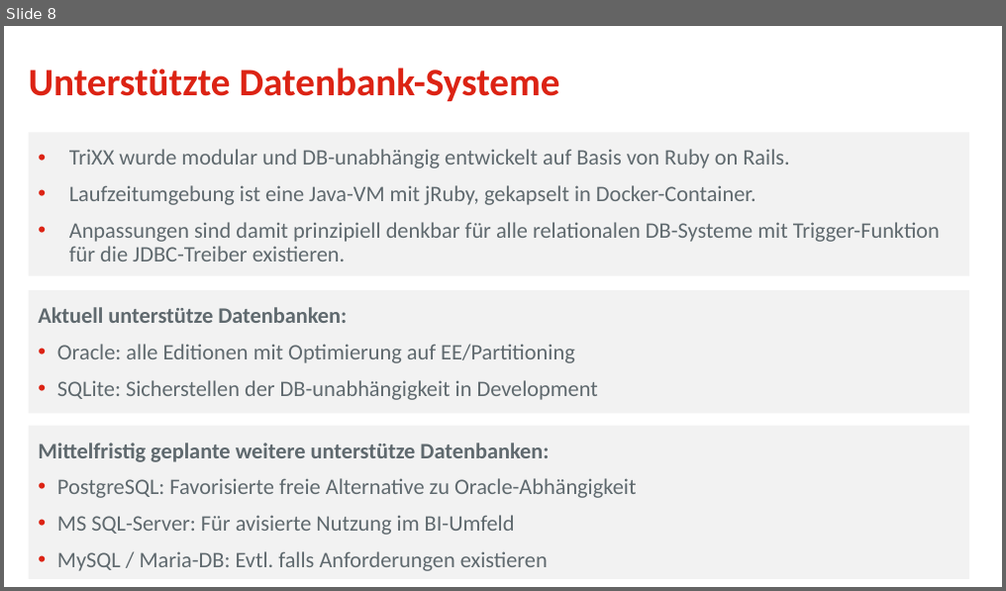
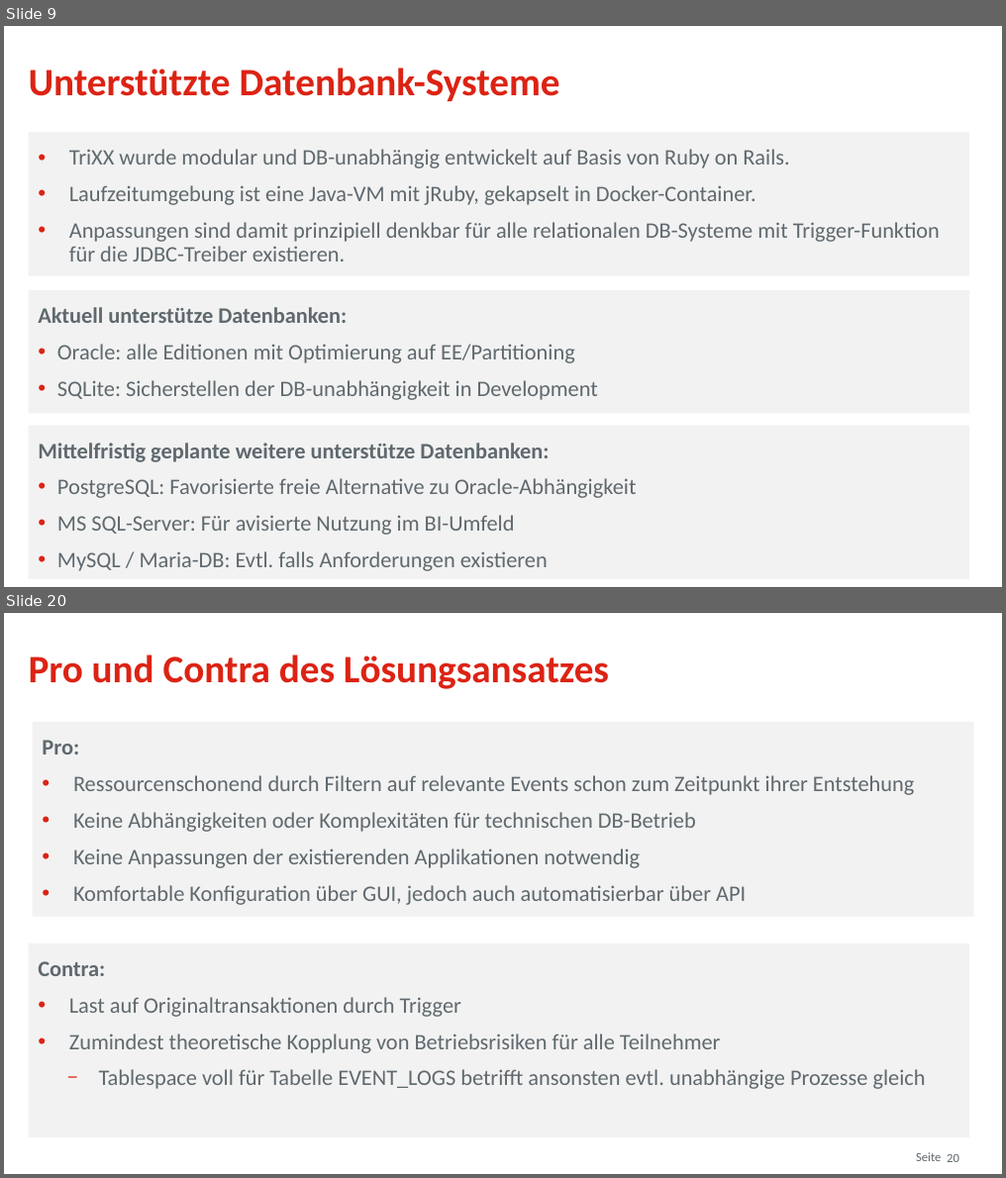
Before and after one commit to osp-ottogroup/movex-cdc, a slide deck: doc/2020-09_TriXX_Otto_QConf.pptx. Shown one above the other, each under a label of ours: slide 8 before the commit, slides 9 and 20 after it; the slides between them are not shown. The pictures are 1006x591 and 1006x1178 pixels, drawn with LibreOffice and Linux fonts; fonts in the diff are those of the drawing; background and template pictures are left out. Boxes give left, top, right and bottom in pixels: in the first picture for what was removed or moved away, otherwise in the second. Text is boxed around its words. In the diff, an @@ line names an element or a change of style, - is before the commit and + after.

```diff
--- a/doc/2020-09_TriXX_Otto_QConf.pptx
+++ b/doc/2020-09_TriXX_Otto_QConf.pptx
@@ slide 20 added at bbox=[4, 613, 1002, 1174], background #FFFFFF @@
@@ title added at bbox=[29, 655, 609, 689], 28 pt, text #DC2314, bold @@
+Pro und Contra des Lösungsansatzes
@@ rectangle added at bbox=[32, 722, 973, 916], fill #F2F2F2, 16 pt, text #5F696E @@
+Pro:
+• Ressourcenschonend durch Filtern auf relevante Events schon zum Zeitpunkt ihrer Entstehung
+• Keine Abhängigkeiten oder Komplexitäten für technischen DB-Betrieb
+• Keine Anpassungen der existierenden Applikationen notwendig
+• Komfortable Konfiguration über GUI, jedoch auch automatisierbar über API
@@ rectangle added at bbox=[28, 944, 969, 1138], fill #F2F2F2, 16 pt, text #5F696E @@
+Contra:
+• Last auf Originaltransaktionen durch Trigger
+• Zumindest theoretische Kopplung von Betriebsrisiken für alle Teilnehmer
+  − Tablespace voll für Tabelle EVENT_LOGS betrifft ansonsten evtl. unabhängige Prozesse gleich
@@ text added at bbox=[916, 1153, 941, 1161], 9 pt, text #5F696E @@
+Seite
@@ page number added at bbox=[946, 1155, 959, 1162], 9 pt, text #5F696E @@
+20
@@ what was slide 8 is now slide 9 @@
```
Also in this commit, not shown: 6 slides changed, 10 other slides added, 6 slides removed.
